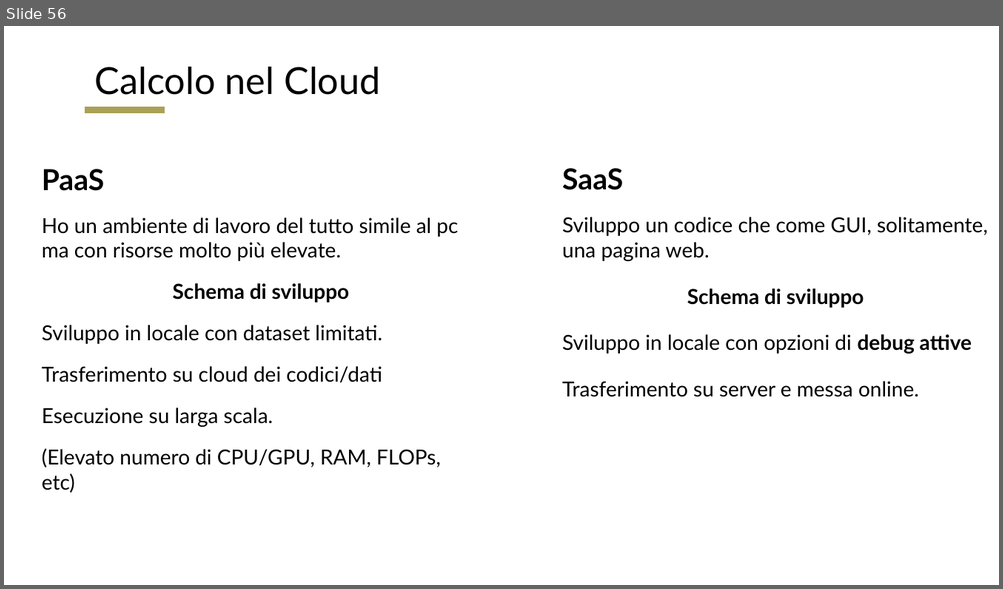
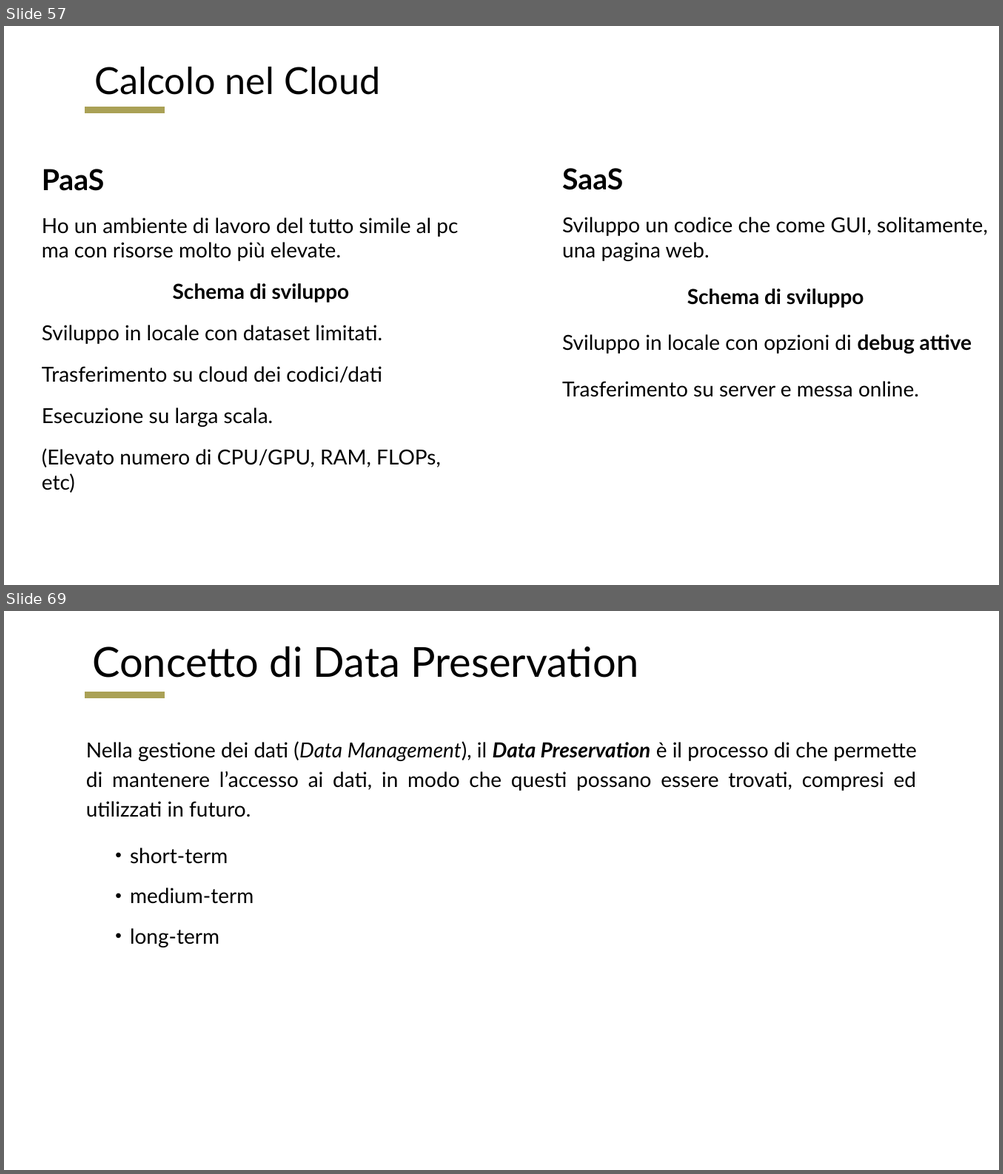
Before and after one commit to RomoloPoliti-INAF/PhDCourse2022, a slide deck: Cloud_Archive_and_Computation.pptx. Shown one above the other, each under a label of ours: slide 56 before the commit, slides 57 and 69 after it; the slides between them are not shown. The pictures are 1003x589 and 1003x1174 pixels, drawn with LibreOffice and Linux fonts; fonts in the diff are those of the drawing. Boxes give left, top, right and bottom in pixels: in the first picture for what was removed or moved away, otherwise in the second. Text is boxed around its words. In the diff, an @@ line names an element or a change of style, - is before the commit and + after.

```diff
--- a/Cloud_Archive_and_Computation.pptx
+++ b/Cloud_Archive_and_Computation.pptx
@@ slide 69 added at [4,611,999,1170], background #FFFFFF; not listed: 1 template element that a slide beside it also shows @@
@@ title added at [92,646,639,678], 40 pt, text #000000 @@
+Concetto di Data Preservation
@@ text added at [86,741,916,948], 20 pt, text #000000 @@
+Nella gestione dei dati (Data Management), il Data Preservation è il processo di che permette di mantenere l’accesso ai dati, in modo che questi possano essere trovati, compresi ed utilizzati in futuro.
+• short-term
+• medium-term
+• long-term
@@ what was slide 56 is now slide 57 @@
```
Also in this commit, not shown: 11 slides changed, 21 other slides added.
